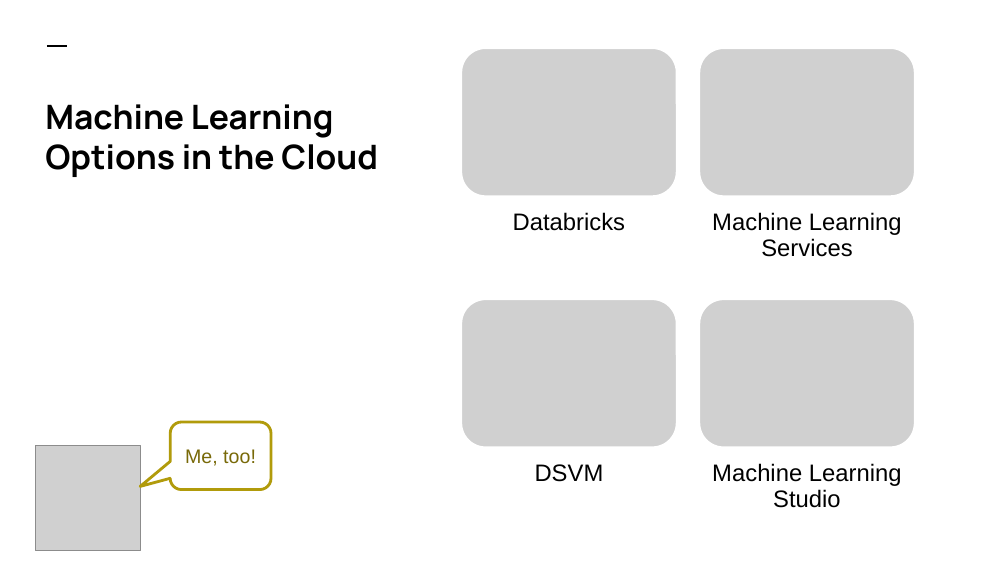
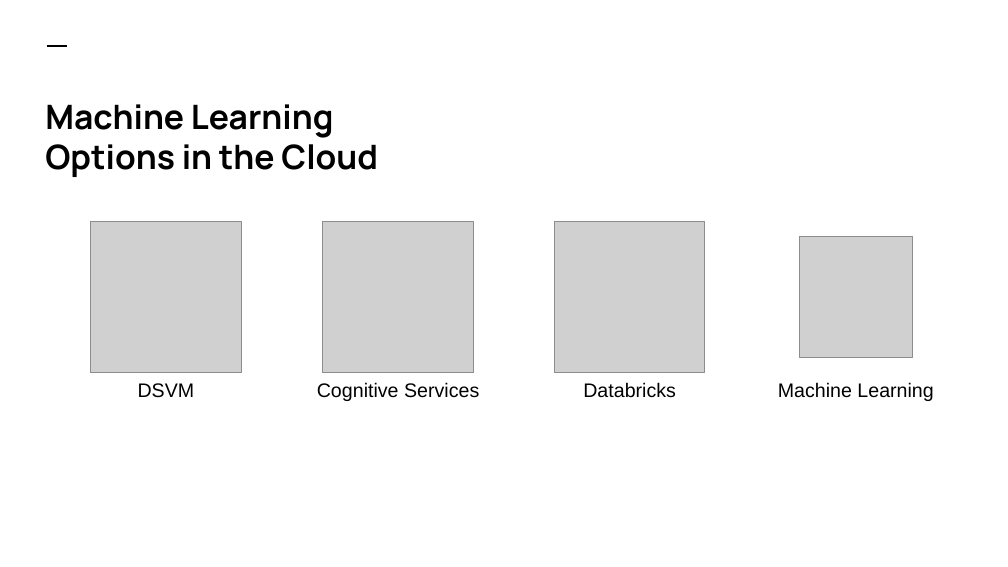
Before and after one commit to colbyford/DSBA6190-CloudComputing, a slide deck: slide 4 of 3 - Machine Learning/MachineLearning.pptx. Drawn at 1008x567 pixels with LibreOffice and Linux fonts; fonts in the diff are those of the drawing; grey boxes stand for pictures. Boxes give left, top, right and bottom in pixels: in the first picture for what was removed or moved away, otherwise in the second. Text is boxed around its words. In the diff, an @@ line names an element or a change of style, - is before the commit and + after.

```diff
--- a/3 - Machine Learning/MachineLearning.pptx
+++ b/3 - Machine Learning/MachineLearning.pptx
@@ picture added at bbox=[91, 222, 242, 373] @@
@@ picture added at bbox=[323, 222, 474, 373] @@
@@ picture added at bbox=[555, 222, 705, 373] @@
@@ picture added at bbox=[799, 237, 912, 358] @@
@@ group removed at bbox=[461, 47, 915, 448]: 4 pictures, 1 text @@
-Machine Learning Services
@@ text "DSVM" at bbox=[138, 383, 195, 398]: size 17 to 14 pt; line spacing 0.9 to 1; less space between paragraphs @@
@@ text "DSVM": place and size @@
-text "DSVM" at bbox=[535, 464, 604, 482]
+text "DSVM" at bbox=[138, 383, 195, 398]
@@ text added at bbox=[317, 382, 479, 401], 14 pt, text #000000 @@
+Cognitive Services
@@ text "Databricks": place and size @@
-text "Databricks" at bbox=[513, 212, 626, 231]
+text "Databricks" at bbox=[583, 382, 676, 398]
@@ text "Databricks" at bbox=[583, 382, 676, 398]: size 17 to 14 pt; line spacing 0.9 to 1; less space between paragraphs @@
@@ text at bbox=[778, 382, 933, 401]: text changed; size 17 to 14 pt @@
-Machine Learning Studio
+Machine Learning
@@ picture removed at bbox=[35, 446, 141, 551] @@
@@ rounded speech box removed at bbox=[170, 422, 271, 490] @@
-Me, too!
```
Also in this commit, not shown: 3 other slides changed.
